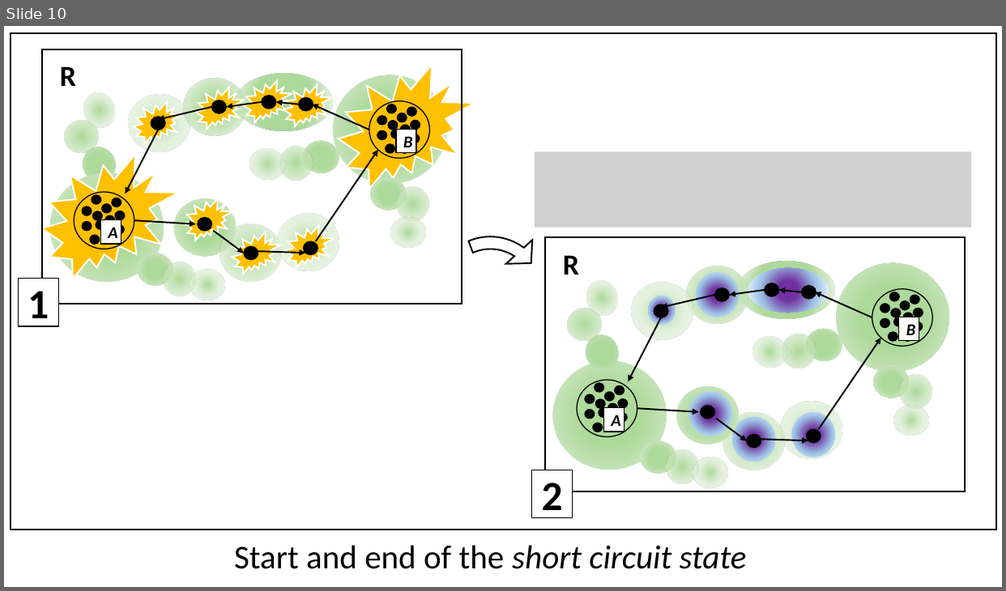
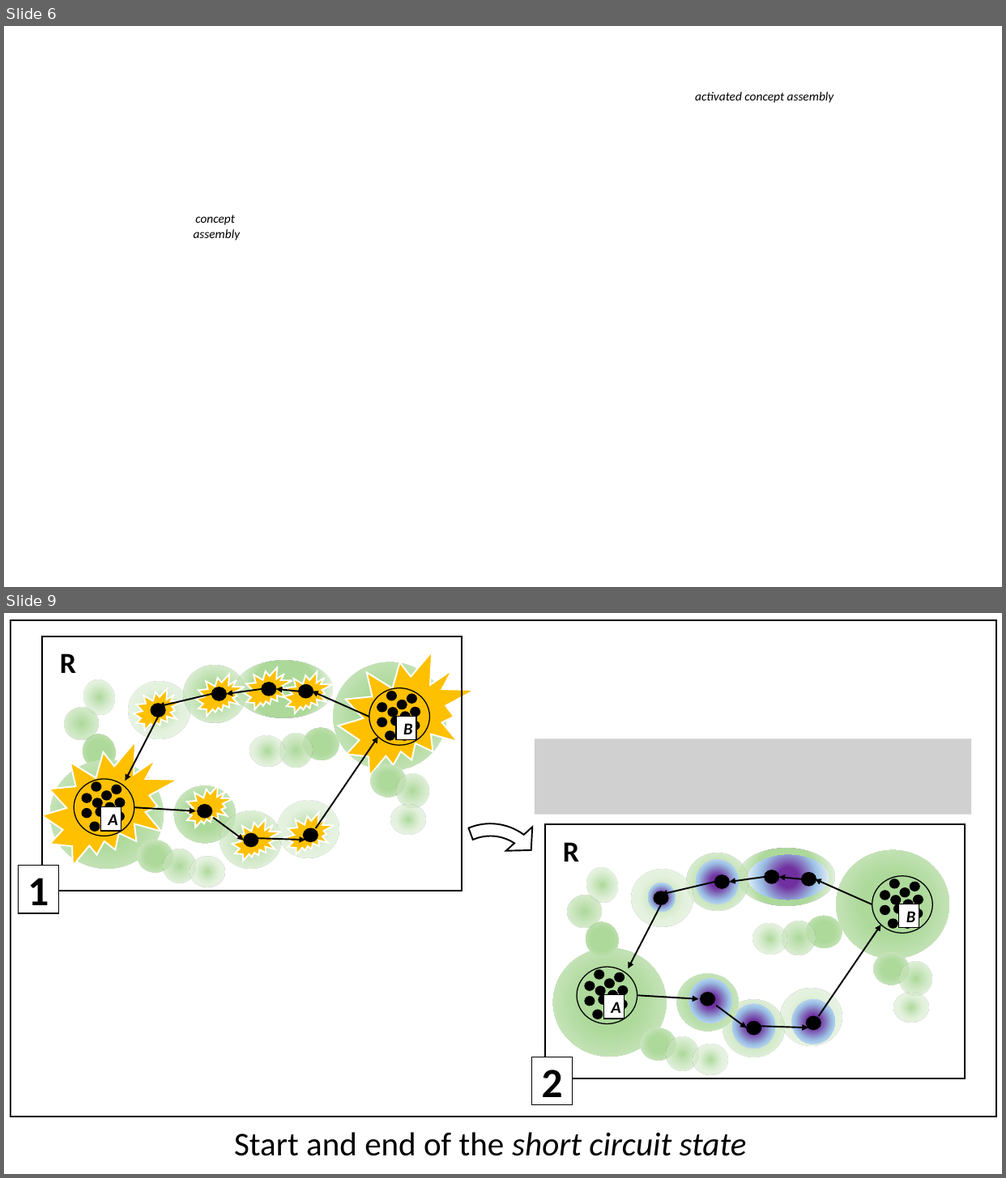
Before and after one commit to hsc-projects/snn_engine2, a slide deck: docs_src/readme_images/Präsentation1.pptx. Shown one above the other, each under a label of ours: slide 10 before the commit, slides 6 and 9 after it; the slides between them are not shown. The pictures are 1006x591 and 1006x1178 pixels, drawn with LibreOffice and Linux fonts; fonts in the diff are those of the drawing; grey boxes stand for pictures; background and template pictures are left out. Boxes give left, top, right and bottom in pixels: in the first picture for what was removed or moved away, otherwise in the second. Text is boxed around its words. In the diff, an @@ line names an element or a change of style, - is before the commit and + after.

```diff
--- a/docs_src/readme_images/Präsentation1.pptx
+++ b/docs_src/readme_images/Präsentation1.pptx
@@ slide 6 added at bbox=[4, 26, 1002, 587], background picture (left out) @@
@@ text added at bbox=[695, 92, 834, 103], 12 pt, text #000000, italic @@
+activated concept assembly
@@ text added at bbox=[194, 215, 241, 241], 12 pt, text #000000, italic @@
+concept
+assembly
@@ what was slide 10 is now slide 9 @@
```
Also in this commit, not shown: 4 slides changed, 2 other slides added, 4 slides removed, 22 other files.
